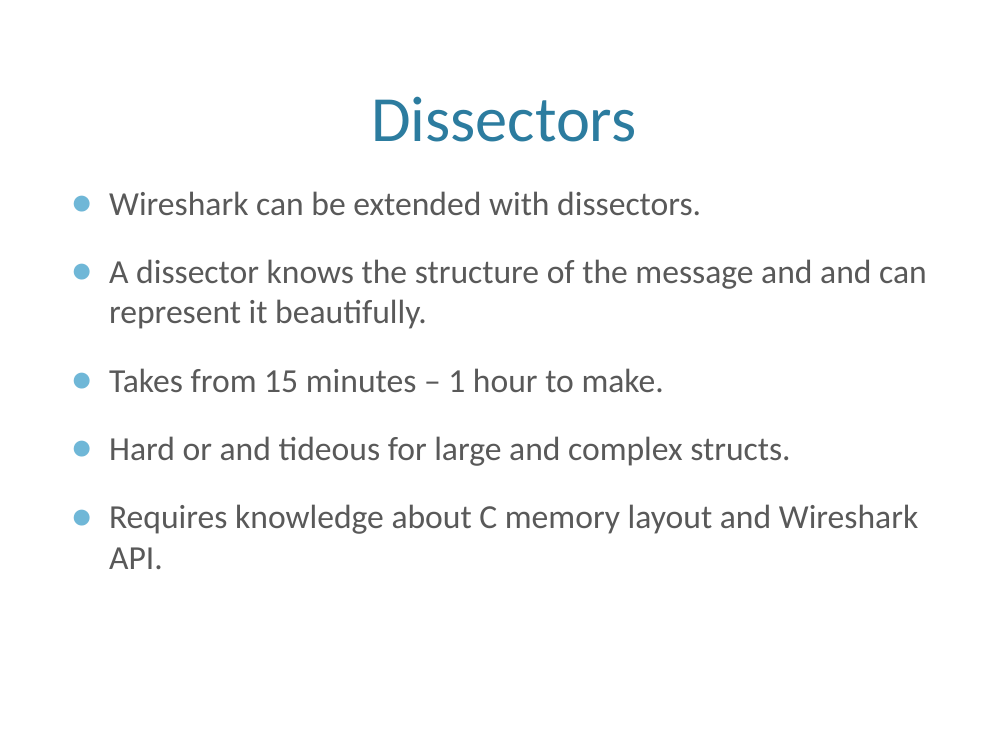
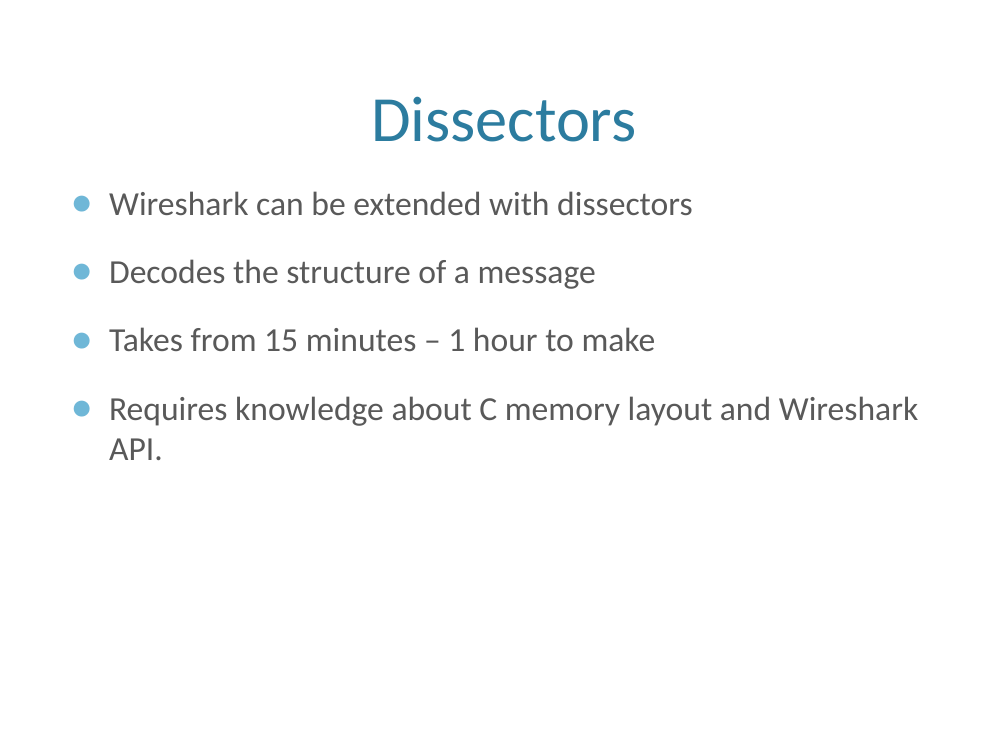
Before and after one commit to eventh/kpro9, a slide deck: slide 7 of presentation/TDT4290_Customer_Presentasjon.pptx (slide 8 before the commit). Drawn at 1008x756 pixels with LibreOffice and Linux fonts; fonts in the diff are those of the drawing; background and template pictures are left out. Boxes give left, top, right and bottom in pixels: in the first picture for what was removed or moved away, otherwise in the second. Text is boxed around its words. In the diff, an @@ line names an element or a change of style, - is before the commit and + after.

```diff
--- a/presentation/TDT4290_Customer_Presentasjon.pptx
+++ b/presentation/TDT4290_Customer_Presentasjon.pptx
@@ text at bbox=[109, 191, 692, 351]: text changed @@
-● Wireshark can be extended with dissectors.
-● A dissector knows the structure of the message and and can represent it beautifully.
-● Takes from 15 minutes – 1 hour to make.
-● Hard or and tideous for large and complex structs.
+● Wireshark can be extended with dissectors
+● Decodes the structure of a message
+● Takes from 15 minutes – 1 hour to make
```
Also in this commit, not shown: 5 other slides changed, 1 slide removed.
